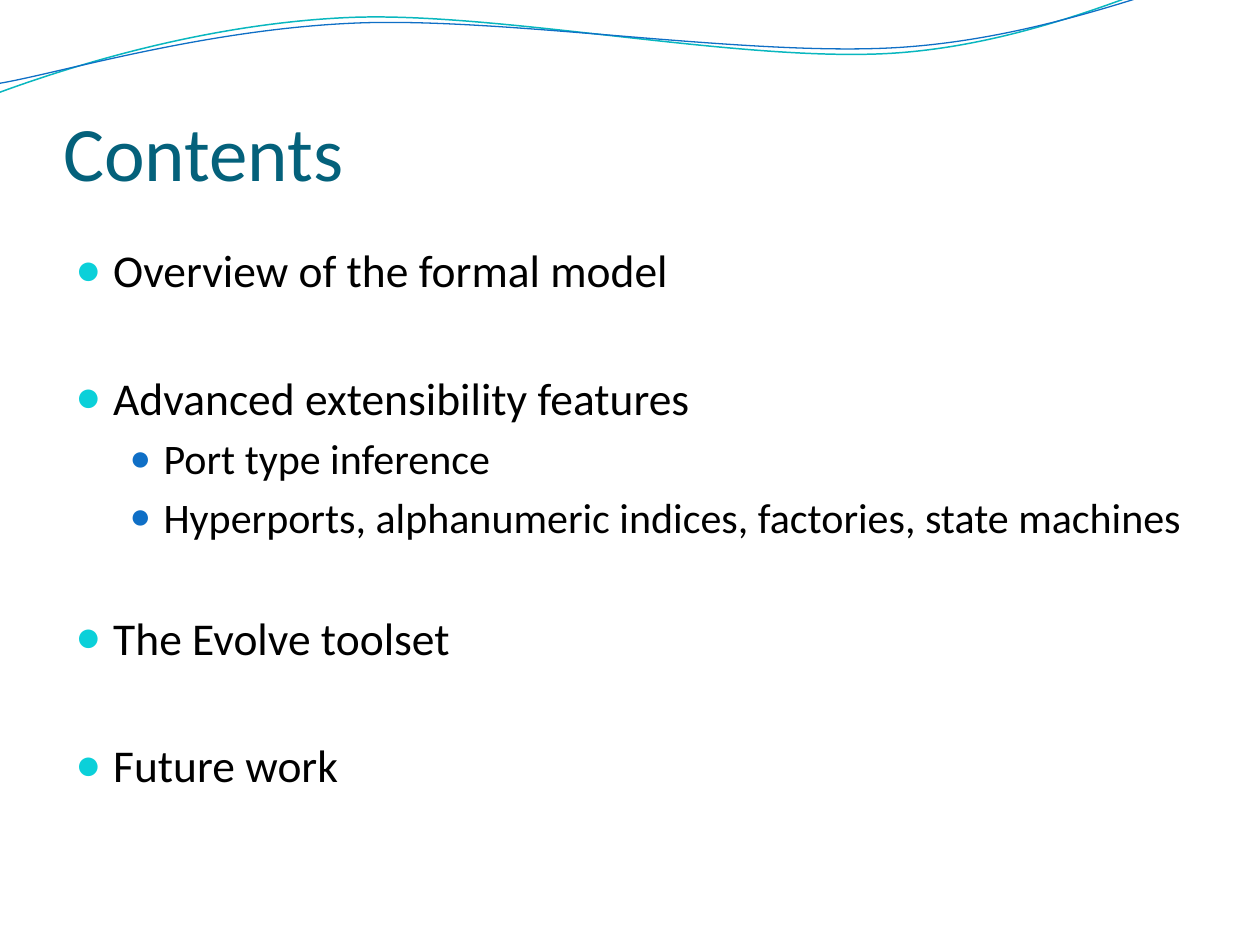
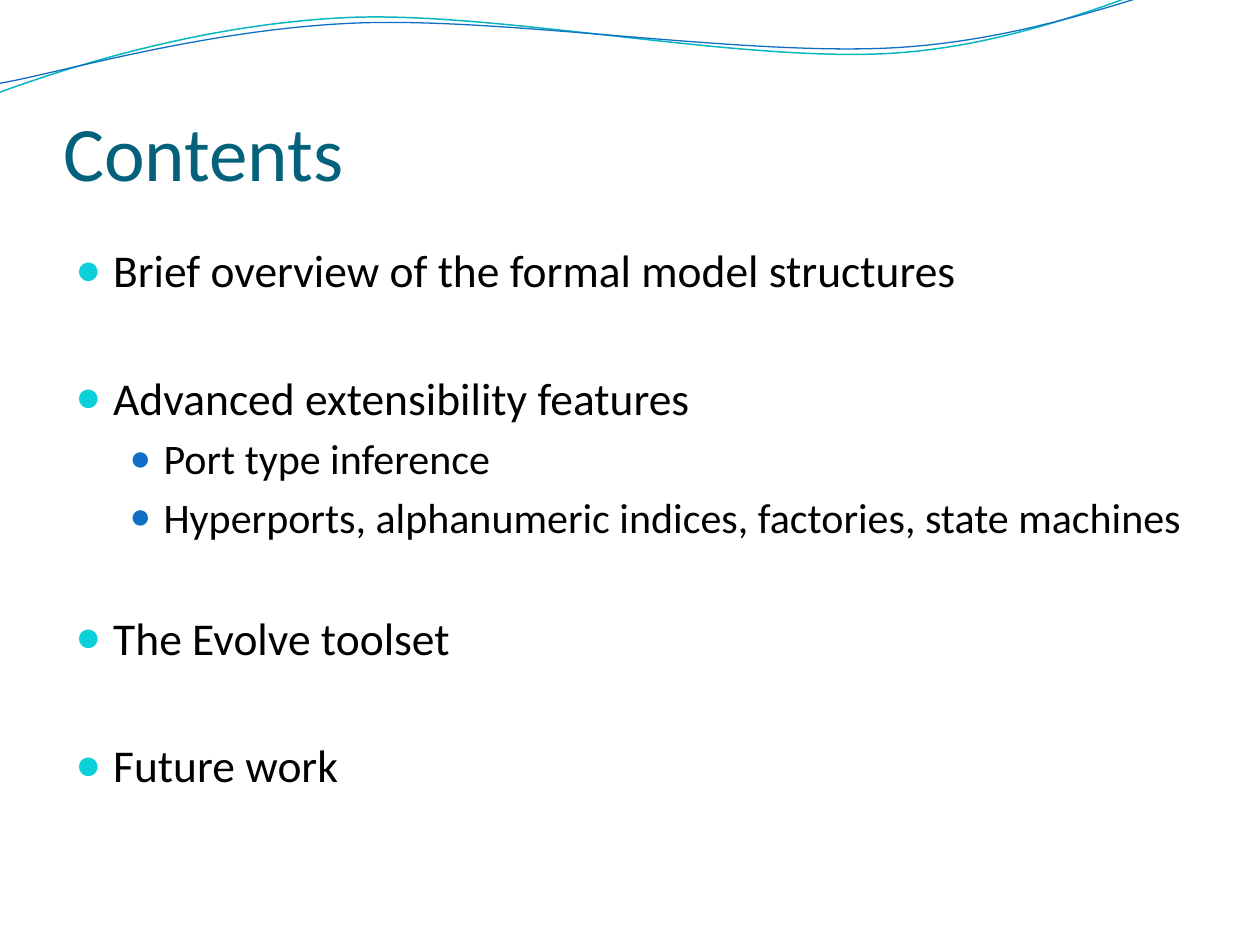
Before and after one commit to Intrinsarc/intrinsarc-evolve, a slide deck: slide 2 of Academic Work/presentations/prague/Evolve - Advanced.pptx. Drawn at 1260x945 pixels with LibreOffice and Linux fonts; fonts in the diff are those of the drawing; background and template pictures are left out. Boxes give left, top, right and bottom in pixels: in the first picture for what was removed or moved away, otherwise in the second. Text is boxed around its words. In the diff, an @@ line names an element or a change of style, - is before the commit and + after.

```diff
--- a/Academic Work/presentations/prague/Evolve - Advanced.pptx
+++ b/Academic Work/presentations/prague/Evolve - Advanced.pptx
@@ text at <box>113,255,955,288</box>: text changed @@
-● Overview of the formal model
+● Brief overview of the formal model structures
```
Also in this commit, not shown: 5 other slides changed, 4 slides added, 2 slides removed, 1 other file.
